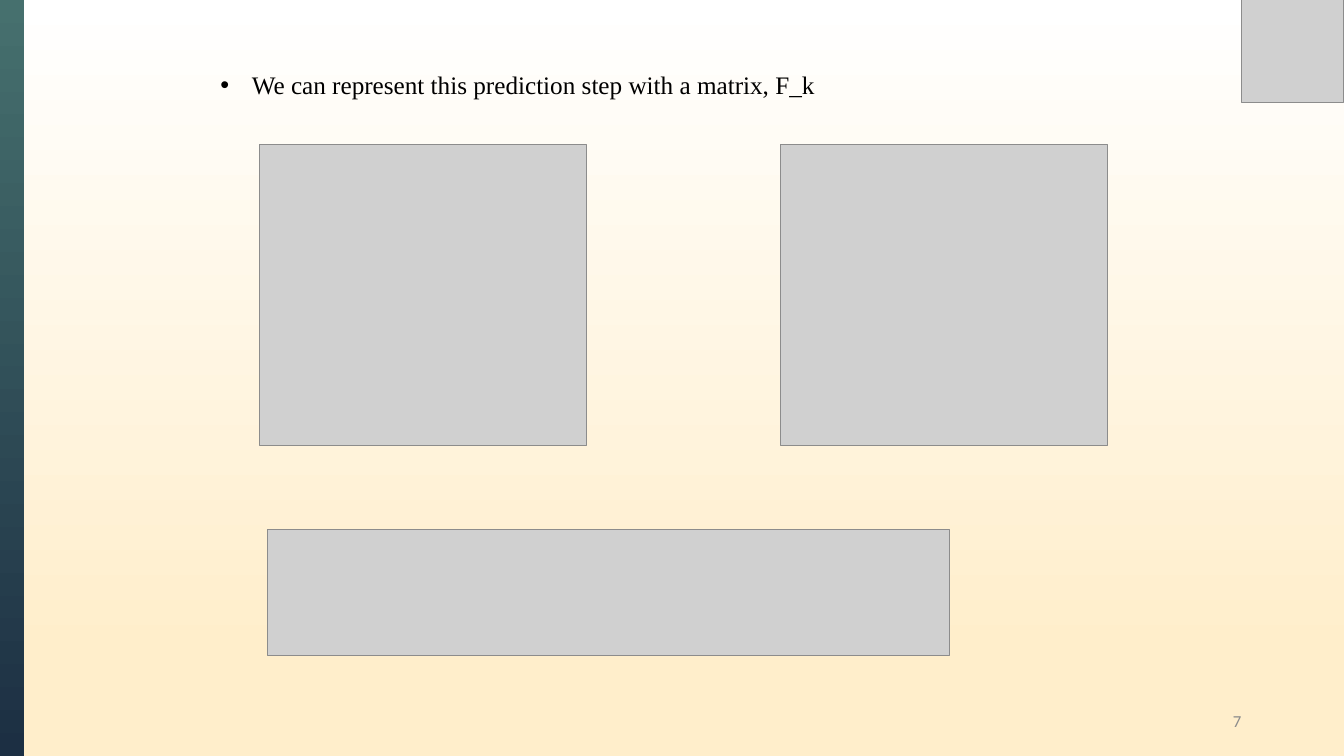
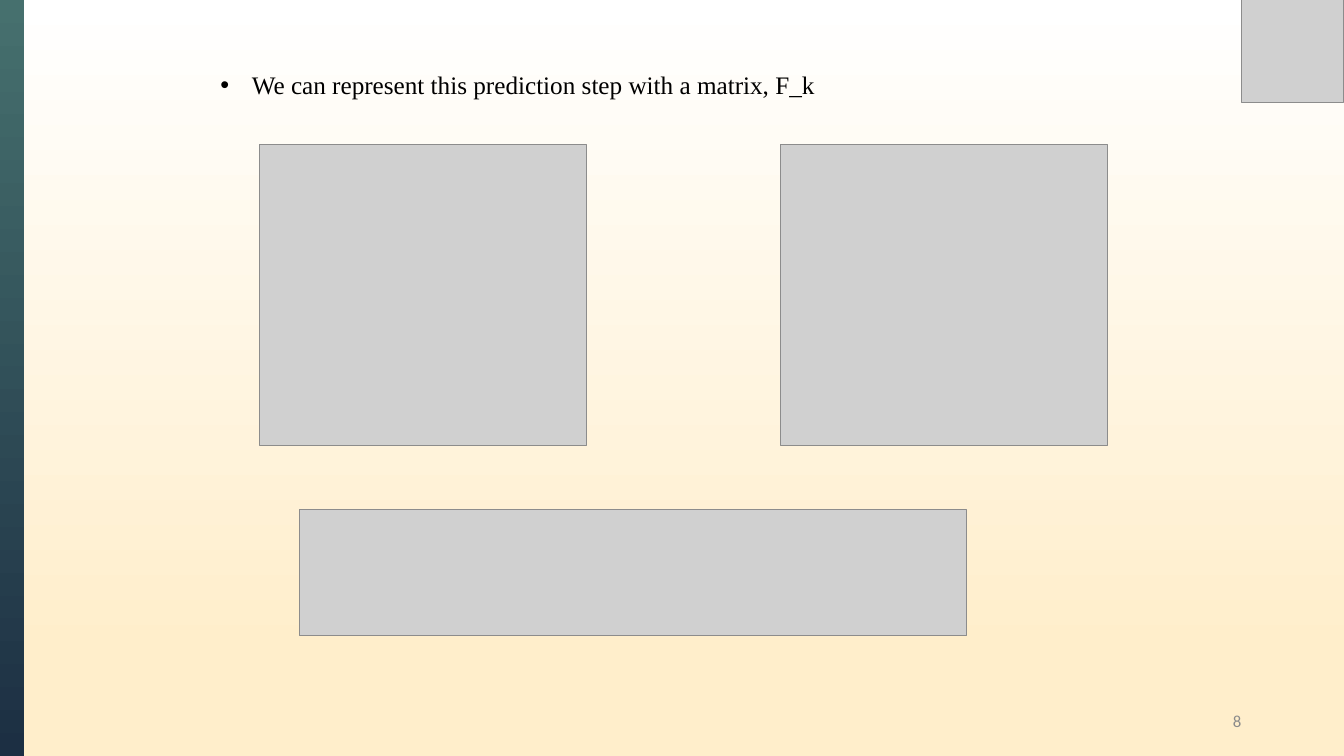
Before and after one commit to XiongWT1024/self-study-2024, a slide deck: slide 8 of Kalman Filter/Kalman Filters.pptx (slide 7 before the commit). Drawn at 1344x756 pixels with LibreOffice and Linux fonts; fonts in the diff are those of the drawing; grey boxes stand for pictures. Boxes give left, top, right and bottom in pixels: in the first picture for what was removed or moved away, otherwise in the second. Text is boxed around its words. In the diff, an @@ line names an element or a change of style, - is before the commit and + after.

```diff
--- a/Kalman Filter/Kalman Filters.pptx
+++ b/Kalman Filter/Kalman Filters.pptx
@@ picture: place and size @@
-picture at <box>268,529,950,655</box>
+picture at <box>299,510,967,636</box>
@@ page number at <box>1233,715,1241,727</box>: text changed @@
-7
+8
```
Also in this commit, not shown: 9 other slides changed, 3 slides added.
